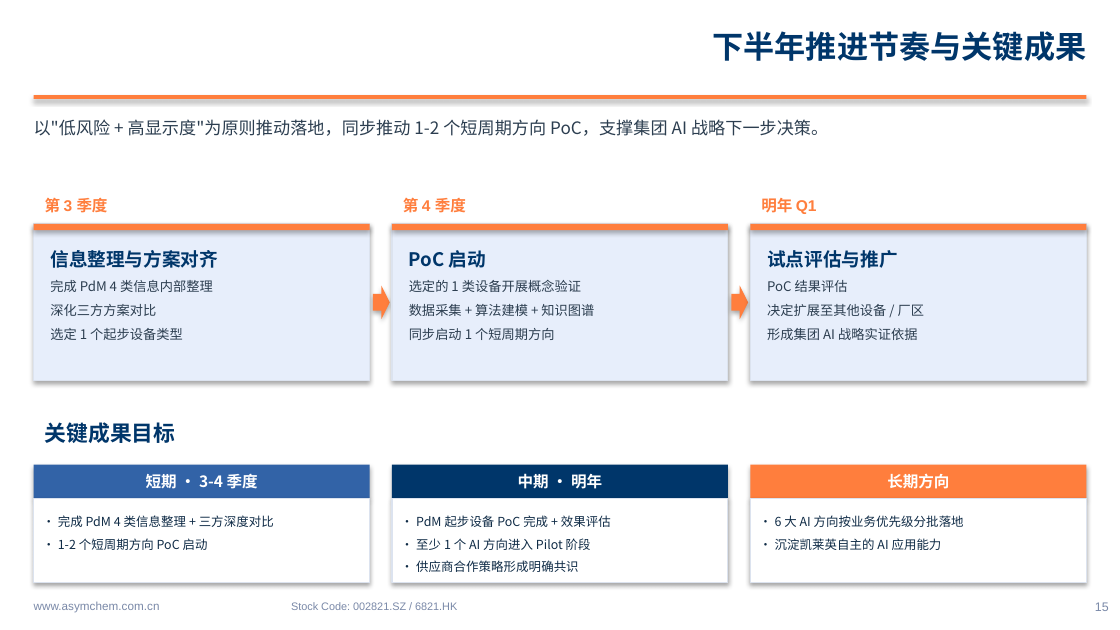
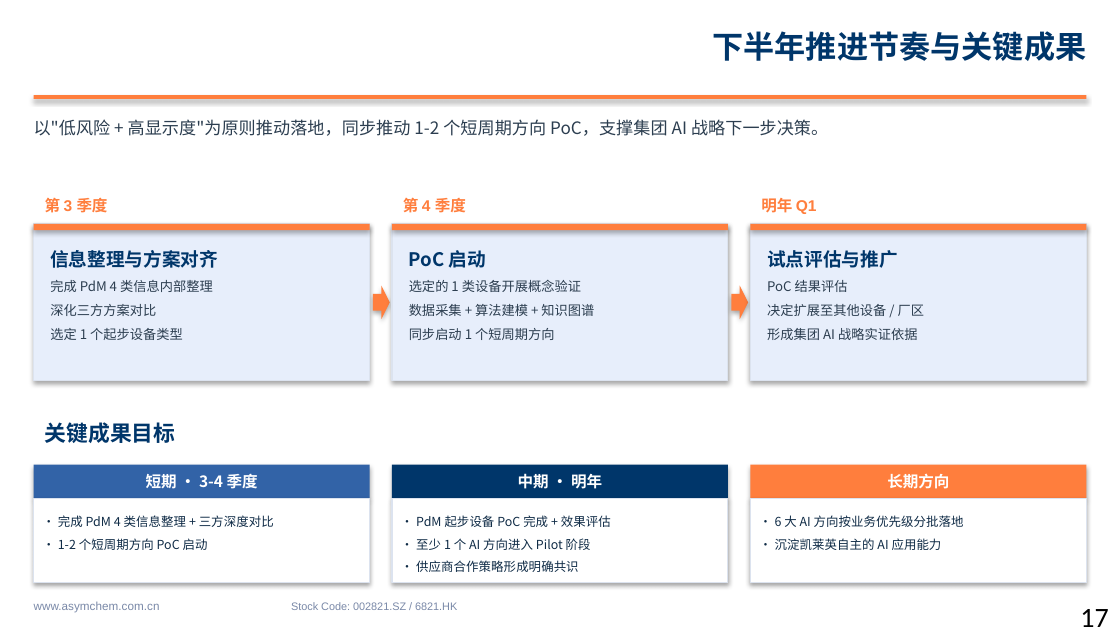
Before and after one commit to peterli0913/HPLC, a slide deck: slide 17 of AI_推进汇报_2026上半年_v4.pptx (slide 12 before the commit). Drawn at 1120x630 pixels with LibreOffice and Linux fonts; fonts in the diff are those of the drawing. Boxes give left, top, right and bottom in pixels: in the first picture for what was removed or moved away, otherwise in the second. Text is boxed around its words. In the diff, an @@ line names an element or a change of style, - is before the commit and + after.

```diff
--- a/AI_推进汇报_2026上半年_v4.pptx
+++ b/AI_推进汇报_2026上半年_v4.pptx
@@ text at (1080,609,1108,627): text changed; size 8 to 18 pt; font Arial to Calibri; text colour #7A89A8 to #000000 @@
-15
+17
```
Also in this commit, not shown: 11 other slides changed, 5 slides added, 1 other file.
